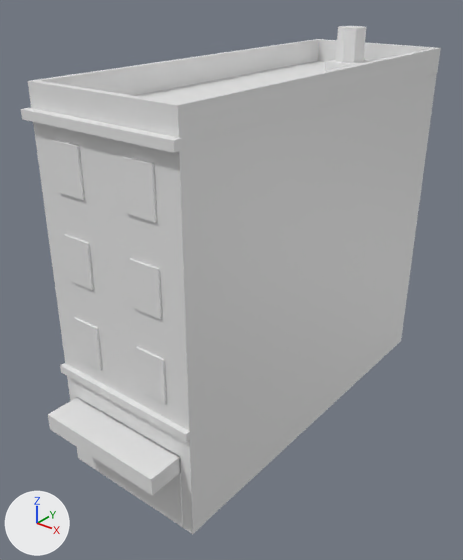
A saved change to the glTF model modelos/ciudad/edificios/ph_6_b_lejos.glb.
Before and after are seen from a camera (50 mm lens) standing at (13.9, -11.5, 17.2) and looking at (-0.3, 6.2, 6.2). Every picture has the same lights, and +X, +Y and +Z are marked at lower left. The first picture is the older version. Vertices at exactly the same position are counted once.

Names of what the first picture shows: 'ph_6_b_lejos'.
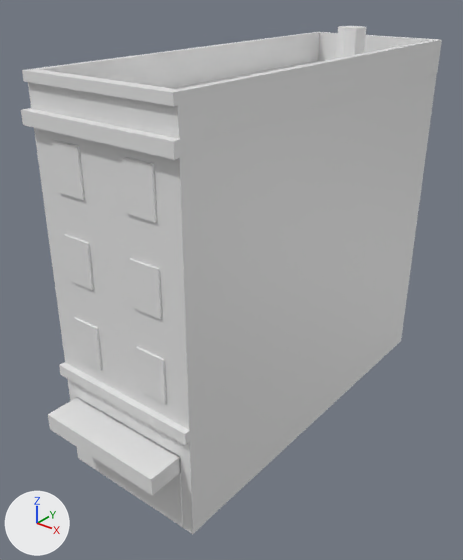
The change, as a diff of the scene's bpy script:
```diff
--- a/modelos/ciudad/edificios/ph_6_b_lejos.glb.py
+++ b/modelos/ciudad/edificios/ph_6_b_lejos.glb.py
@@ me_ph_6_b_lejos @@
 # used by ob_ph_6_b_lejos; location = (0.0, 0.0, 0.0)
 # verts and faces of me_ph_6_b_lejos; kept vertices keep their numbers, new ones are numbered from 148
 # before: 84 (3.0, 0.0, 4.1) at pixel (190, 439), 86 (3.0, -0.2, 4.1) at pixel (186, 442), 88 (-3.0, 0.0, 4.1), 90 (-3.0, -0.2, 4.1) at pixel (61, 372)
-me_ph_6_b_lejos.from_pydata(...)  # 148 vertices, 244 faces; spans x -3.1..3.1, y -1.3..16.0, z 0.0..15.0
+me_ph_6_b_lejos.from_pydata(...)  # 162 vertices, 292 faces; spans x -3.1..3.1, y -1.3..16.0, z 0.0..15.0
+# me_ph_6_b_lejos part 1
+# 4 vertices in x -3.1..3.1, y -0.3..0.0, z 13.1 move by (0.0, 0.0, -0.2)
+# 14 vertices are added at x -3.0..3.0, y -0.1..16.0, z 14.2..14.5
+# 48 new faces join them
+# me_ph_6_b_lejos part 2
+for i in [84, 86, 88, 90]: verts[i] += (0.0, 0.0, -0.1)
```

Boxes (x1, y1, x2, y2) around the edits, measured in the pictures (463 x 560 px; the box of a moved part takes in the faces that stretch with it):
'ph_6_b_lejos', reshaped
    before: (21, 26, 441, 534)
    after: (21, 26, 442, 534)
part 1 of me_ph_6_b_lejos, built on
    before: (21, 109, 182, 153)
    after: (21, 32, 442, 160)
part 2 of me_ph_6_b_lejos, moved or reshaped
    before: (60, 366, 191, 442)
    after: (59, 365, 191, 445)
